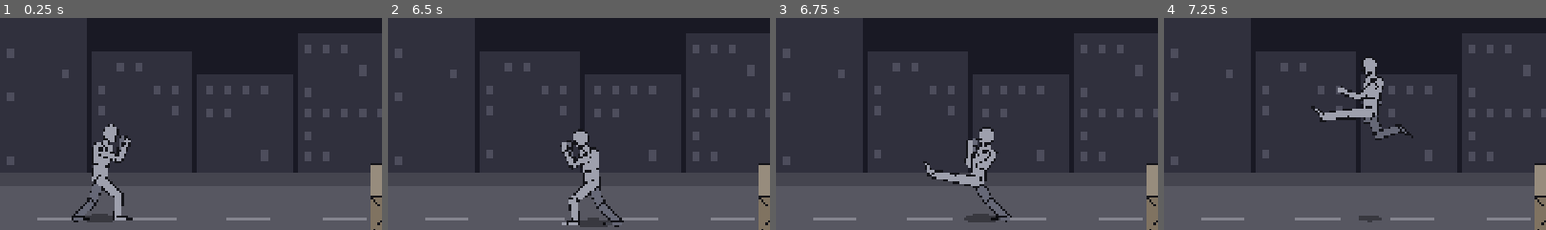
Above: before the commit, frames 1-4 (left to right).
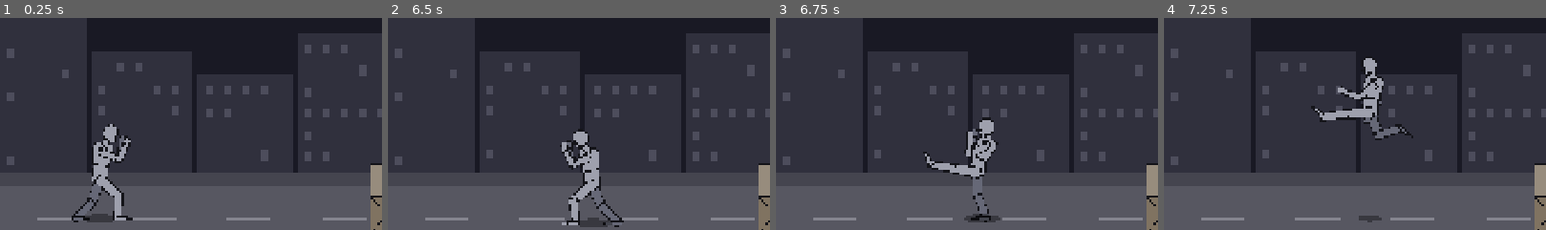
Above: after the commit, the same moments.

Repository: jetomev/cyberbrawling-my-way-to-my-love
Game: Godot game, scene res://scenes/main.tscn
The game is run twice, just before and just after one commit, with the same random seed, the same clock (stepped at 60 frames per second) and the same inputs.
Inputs (mouse positions are % of the whole screen's width and height, from its top left):
- Up to frame 1 (0.25 s): no input
- Up to frame 2 (6.5 s): tap Enter at 0.5 s; move the mouse to (72, 44) at 0.52 s; hold Right (move_right) 0.53-1.25 s; hold L (block) 0.53-1.25 s; click (72, 44) at 0.67 s; tap Space (jump) at 0.77, 1.07, 2.3, 3.77, 4.07, 5.3 s; tap K (kick) at 0.8, 3.8 s; drag from (30, 54) to (45, 70) at 1.27 s; move the mouse to (60, 27) at 2.02 s; hold Right (move_right) 2.03-2.75 s; tap J (punch) at 2.1, 5.1 s; drag from (45, 70) to (20, 34) at 2.77 s; move the mouse to (80, 65) at 3.52 s; hold Left (move_left) 3.53-4.25 s; hold L (block) 3.53-4.25 s; drag from (20, 34) to (35, 24) at 4.27 s; move the mouse to (55, 49) at 5.02 s; hold Down (move_down) 5.03-5.75 s; click (55, 49) at 5.17 s; drag from (35, 24) to (30, 54) at 5.77 s
- Up to frame 3 (6.75 s): move the mouse to (72, 44) at 6.52 s; hold Up (move_up) from 6.53 s (still down); tap X at 6.6 s
- Up to frame 4 (7.25 s): keep holding Up (move_up); tap Space (jump) at 6.77, 7.07 s; tap K (kick) at 6.8 s
The pictures show only the part of the screen within x 8-58%, y 30-80%; the shares and areas given below are measured in that part.

Frames 1-2 are identical in both runs. In frame 3, 2.7% of the frame differs, in the area x 38-62%, y 46-97%; in frame 4, nothing differs.

Commit message:
Stage 1: kicks stand tall on the standing leg (D-26)
From the first stance build's own frames: the front-leg kicks were thrown out
of a lunge, the standing leg slanting far behind the hips. Now a front-leg
kick (front kick, push kick, knee, spin kick) slides the back foot up under the
hips first, and a rear-leg kick (body kick, roundhouse) brings the front foot
back under them and shifts the weight onto it. Standing on one leg he stands
tall: the hips rise to keep that leg as long as it is in the stance instead of
folding it under him.

A move can now slide a planted foot along the street (step_f / step_b without
feet mode). Tests: 101 (was 100), one new guard, red-checked.

Javier & Claude

Co-Authored-By: Claude Opus 5.5 <noreply@anthropic.com>

Diff:
--- a/game/scripts/present/poses.gd
+++ b/game/scripts/present/poses.gd
@@ -26,6 +26,8 @@
 ## - "pivot_f" / "pivot_b" (degrees) swing a standing foot round on its ball: at 180 the heel points at the target;
 ## - "feet" (0 or 1) places the feet instead of bending the legs: each ankle goes to its stance spot (STANCE) moved
 ##   by "step_f" / "step_b" (px forward) and lifted by "lift_f" / "lift_b" (px), and the legs bend to reach it;
+##   without "feet", "step_f" / "step_b" slide a planted foot along the street (a front-leg kick steps the back foot
+##   up under the hips first, so he stands tall on it);
 ## - "fore_f" / "fore_b" (0 to 1) point that forearm at the camera: it draws shorter (down to FORE_SHORT of its length),
 ##   as a hook's forearm does coming across the body. Hits are measured on the same shortened arm.
 
@@ -162,28 +164,28 @@
 		["follow", {}],
 		["end", {}]],
 	"knee": [["start", {"cover_f": 0.0, "cover_b": 0.0}],
-		["windup", {"cover_f": 0.0, "cover_b": 0.0, "hip_x": -4.0, "leg_f_upper": -40.0, "leg_f_lower": 60.0, "arm_f_upper": -80.0, "arm_b_upper": -70.0}],
-		["active", {"cover_f": 0.0, "cover_b": 0.0, "hip_x": 6.0, "hip_turn": -6.0, "leg_f_upper": -100.0, "leg_f_lower": 120.0, "torso": 14.0, "arm_f_upper": -40.0, "arm_f_lower": -40.0, "arm_b_upper": -40.0, "arm_b_lower": -40.0, "hip_y": 0.0}],
-		["active_end", {"cover_f": 0.0, "cover_b": 0.0, "hip_x": 6.0, "hip_turn": -6.0, "leg_f_upper": -100.0, "leg_f_lower": 120.0, "torso": 14.0, "arm_f_upper": -40.0, "arm_f_lower": -40.0, "arm_b_upper": -40.0, "arm_b_lower": -40.0, "hip_y": 0.0}],
+		["windup", {"step_b": 40.0, "cover_f": 0.0, "cover_b": 0.0, "hip_x": -4.0, "leg_f_upper": -40.0, "leg_f_lower": 60.0, "arm_f_upper": -80.0, "arm_b_upper": -70.0}],
+		["active", {"step_b": 50.0, "cover_f": 0.0, "cover_b": 0.0, "hip_x": 6.0, "hip_turn": -6.0, "leg_f_upper": -100.0, "leg_f_lower": 120.0, "torso": 14.0, "arm_f_upper": -40.0, "arm_f_lower": -40.0, "arm_b_upper": -40.0, "arm_b_lower": -40.0, "hip_y": 0.0}],
+		["active_end", {"step_b": 50.0, "cover_f": 0.0, "cover_b": 0.0, "hip_x": 6.0, "hip_turn": -6.0, "leg_f_upper": -100.0, "leg_f_lower": 120.0, "torso": 14.0, "arm_f_upper": -40.0, "arm_f_lower": -40.0, "arm_b_upper": -40.0, "arm_b_lower": -40.0, "hip_y": 0.0}],
 		["follow", {}],
 		["end", {}]],
 	"push_kick": [["start", {}],
-		["windup", {"hip_x": -6.0, "hip_turn": -4.0, "leg_f_upper": -80.0, "leg_f_lower": 110.0, "torso": -6.0, "hip_y": 0.0}],
-		["active", {"hip_x": 14.0, "hip_turn": -14.0, "leg_f_upper": -98.0, "leg_f_lower": -2.0, "torso": -30.0, "head": 16.0, "hip_y": 0.0}],
-		["active_end", {"hip_x": 14.0, "hip_turn": -14.0, "leg_f_upper": -98.0, "leg_f_lower": -2.0, "torso": -30.0, "head": 16.0, "hip_y": 0.0}],
+		["windup", {"step_b": 40.0, "hip_x": -6.0, "hip_turn": -4.0, "leg_f_upper": -80.0, "leg_f_lower": 110.0, "torso": -6.0, "hip_y": 0.0}],
+		["active", {"step_b": 50.0, "hip_x": 14.0, "hip_turn": -14.0, "leg_f_upper": -98.0, "leg_f_lower": -2.0, "torso": -30.0, "head": 16.0, "hip_y": 0.0}],
+		["active_end", {"step_b": 50.0, "hip_x": 14.0, "hip_turn": -14.0, "leg_f_upper": -98.0, "leg_f_lower": -2.0, "torso": -30.0, "head": 16.0, "hip_y": 0.0}],
 		["follow", {}],
 		["end", {}]],
 	"body_kick": [["start", {}],
-		["windup", {"hip_x": 6.0, "hip_turn": -4.0, "leg_b_upper": -40.0, "leg_b_lower": 80.0, "torso": -10.0, "hip_y": 0.0}],
-		["active", {"hip_x": 12.0, "hip_turn": -12.0, "leg_b_upper": -95.0, "leg_b_lower": 0.0, "torso": -28.0, "head": 16.0, "hip_y": 0.0}],
-		["active_end", {"hip_x": 12.0, "hip_turn": -12.0, "leg_b_upper": -95.0, "leg_b_lower": 0.0, "torso": -28.0, "head": 16.0, "hip_y": 0.0}],
+		["windup", {"step_f": -14.0, "hip_x": 6.0, "hip_turn": -4.0, "leg_b_upper": -40.0, "leg_b_lower": 80.0, "torso": -10.0, "hip_y": 0.0}],
+		["active", {"step_f": -22.0, "hip_x": 18.0, "hip_turn": -12.0, "leg_b_upper": -95.0, "leg_b_lower": 0.0, "torso": -28.0, "head": 16.0, "hip_y": 0.0}],
+		["active_end", {"step_f": -22.0, "hip_x": 18.0, "hip_turn": -12.0, "leg_b_upper": -95.0, "leg_b_lower": 0.0, "torso": -28.0, "head": 16.0, "hip_y": 0.0}],
 		["follow", {}],
 		["end", {}]],
 	"spin_kick": [["start", {}],
-		["windup", {"spin": 170.0, "rise_b": 1.0, "hip_x": -4.0, "hip_turn": 14.0, "leg_f_upper": -95.0, "leg_f_lower": 120.0, "torso": 40.0, "head": -20.0, "hip_y": 6.0}],
-		["sweep", {"spin": 290.0, "rise_b": 1.0, "hip_x": -8.0, "hip_turn": -10.0, "leg_f_upper": -112.0, "leg_f_lower": 85.0, "torso": -10.0, "head": 8.0, "hip_y": 0.0}],
-		["active", {"spin": 360.0, "rise_b": 1.0, "hip_x": -14.0, "hip_turn": -24.0, "leg_f_upper": -122.0, "leg_f_lower": 0.0, "torso": -46.0, "head": 26.0, "hip_y": 0.0}],
-		["active_end", {"spin": 360.0, "rise_b": 1.0, "hip_x": -14.0, "hip_turn": -24.0, "leg_f_upper": -122.0, "leg_f_lower": 0.0, "torso": -46.0, "head": 26.0, "hip_y": 0.0}],
+		["windup", {"step_b": 30.0, "spin": 170.0, "rise_b": 1.0, "hip_x": -4.0, "hip_turn": 14.0, "leg_f_upper": -95.0, "leg_f_lower": 120.0, "torso": 40.0, "head": -20.0, "hip_y": 6.0}],
+		["sweep", {"step_b": 40.0, "spin": 290.0, "rise_b": 1.0, "hip_x": -8.0, "hip_turn": -10.0, "leg_f_upper": -112.0, "leg_f_lower": 85.0, "torso": -10.0, "head": 8.0, "hip_y": 0.0}],
+		["active", {"step_b": 40.0, "spin": 360.0, "rise_b": 1.0, "hip_x": -14.0, "hip_turn": -24.0, "leg_f_upper": -122.0, "leg_f_lower": 0.0, "torso": -46.0, "head": 26.0, "hip_y": 0.0}],
+		["active_end", {"step_b": 40.0, "spin": 360.0, "rise_b": 1.0, "hip_x": -14.0, "hip_turn": -24.0, "leg_f_upper": -122.0, "leg_f_lower": 0.0, "torso": -46.0, "head": 26.0, "hip_y": 0.0}],
 		["follow", {}],
 		["end", {"spin": 360.0}]],
 	"elbow": [["start", {"cover_f": 0.0}],
@@ -193,10 +195,10 @@
 		["follow", {}],
 		["end", {}]],
 	"roundhouse": [["start", {}],
-		["windup", {"turn": 40.0, "pivot_f": 60.0, "rise_f": 0.2, "hip_x": 4.0, "hip_turn": -10.0, "leg_b_upper": -60.0, "leg_b_lower": 115.0, "torso": -14.0, "hip_y": 0.0}],
-		["sweep", {"turn": 90.0, "pivot_f": 120.0, "rise_f": 0.4, "hip_x": 10.0, "hip_turn": -20.0, "leg_b_upper": -100.0, "leg_b_lower": 95.0, "torso": -30.0, "head": 14.0, "hip_y": 0.0}],
-		["active", {"turn": 165.0, "pivot_f": 170.0, "rise_f": 0.6, "hip_x": 14.0, "hip_turn": -30.0, "leg_b_upper": -106.0, "leg_b_lower": 52.0, "torso": -26.0, "head": 16.0, "hip_y": 0.0}],
-		["active_end", {"turn": 165.0, "pivot_f": 170.0, "rise_f": 0.6, "hip_x": 14.0, "hip_turn": -30.0, "leg_b_upper": -106.0, "leg_b_lower": 52.0, "torso": -26.0, "head": 16.0, "hip_y": 0.0}],
+		["windup", {"step_f": -10.0, "turn": 40.0, "pivot_f": 60.0, "rise_f": 0.2, "hip_x": 4.0, "hip_turn": -10.0, "leg_b_upper": -60.0, "leg_b_lower": 115.0, "torso": -14.0, "hip_y": 0.0}],
+		["sweep", {"step_f": -16.0, "turn": 90.0, "pivot_f": 120.0, "rise_f": 0.4, "hip_x": 10.0, "hip_turn": -20.0, "leg_b_upper": -100.0, "leg_b_lower": 95.0, "torso": -30.0, "head": 14.0, "hip_y": 0.0}],
+		["active", {"step_f": -18.0, "turn": 165.0, "pivot_f": 170.0, "rise_f": 0.6, "hip_x": 14.0, "hip_turn": -30.0, "leg_b_upper": -106.0, "leg_b_lower": 52.0, "torso": -26.0, "head": 16.0, "hip_y": 0.0}],
+		["active_end", {"step_f": -18.0, "turn": 165.0, "pivot_f": 170.0, "rise_f": 0.6, "hip_x": 14.0, "hip_turn": -30.0, "leg_b_upper": -106.0, "leg_b_lower": 52.0, "torso": -26.0, "head": 16.0, "hip_y": 0.0}],
 		["follow", {}],
 		["end", {}]],
 	"hammer_fist": [["start", {"cover_f": 0.0, "open_f": 0.0, "arm_f_upper": -170.0, "arm_f_lower": -20.0, "leg_f_upper": -60.0, "leg_f_lower": 95.0,
@@ -207,9 +209,9 @@
 		"torso": 4.0, "head": 12.0,
 		"hip_y": 6.0}]],
 	"kick": [["start", {}],
-		["windup", {"hip_x": -6.0, "hip_turn": -4.0, "leg_f_upper": -72.0, "leg_f_lower": 105.0, "torso": -8.0, "hip_y": 0.0}],
-		["active", {"hip_x": 12.0, "hip_turn": -12.0, "leg_f_upper": -100.0, "leg_f_lower": 0.0, "torso": -26.0, "head": 18.0, "hip_y": 0.0}],
-		["active_end", {"hip_x": 12.0, "hip_turn": -12.0, "leg_f_upper": -100.0, "leg_f_lower": 0.0, "torso": -26.0, "head": 18.0, "hip_y": 0.0}],
+		["windup", {"step_b": 40.0, "hip_x": -6.0, "hip_turn": -4.0, "leg_f_upper": -72.0, "leg_f_lower": 105.0, "torso": -8.0, "hip_y": 0.0}],
+		["active", {"step_b": 50.0, "hip_x": 12.0, "hip_turn": -12.0, "leg_f_upper": -100.0, "leg_f_lower": 0.0, "torso": -26.0, "head": 18.0, "hip_y": 0.0}],
+		["active_end", {"step_b": 50.0, "hip_x": 12.0, "hip_turn": -12.0, "leg_f_upper": -100.0, "leg_f_lower": 0.0, "torso": -26.0, "head": 18.0, "hip_y": 0.0}],
 		["follow", {}],
 		["end", {}]],
 }
@@ -439,6 +441,18 @@
 	for side in ["f", "b"]:
 		if not anchors.has(side):
 			out["leg_%s_upper" % side] -= pelvis  # a raised leg keeps its aim: the pelvis bends the back, not the kick
+	# a planted foot slid along the street by the move (feet mode already placed them)
+	if pose.get("feet", 0.0) < 0.5:
+		for side in anchors:
+			anchors[side] = (anchors[side] as Vector2) + Vector2(pose.get("step_" + side, 0.0), 0)
+	# standing on one leg (a kick, a knee), he stands tall on it: the hips rise or drop to keep that leg as long as it
+	# is in the stance, slightly bent, instead of folding it under him
+	if anchors.size() == 1 and grounded:
+		var side: String = anchors.keys()[0]
+		var to: Vector2 = (anchors[side] as Vector2) - (_end("hip", out)[0] as Vector2)
+		var want: float = minf((STANCE[side] as Vector2).length(), BONES["leg_%s_upper" % side][3] + BONES["leg_%s_lower" % side][3] - 1.0)
+		if absf(to.x) < want:
+			out["hip_y"] += to.y - sqrt(want * want - to.x * to.x)
 	# a rising heel ("rise_"). On one leg (no flat foot left) the whole body goes up onto its toes. Otherwise the leg
 	# drives straight: the ball of the foot stays put and the heel lifts just as far as a nearly straight leg needs
 	var all_rise := rising.size() == anchors.size() and not rising.is_empty()
--- a/game/tests/test_stance.gd
+++ b/game/tests/test_stance.gd
@@ -92,5 +92,16 @@
 					continue
 				# the ball of the foot against the guard's, both measured from the hips' home spot (no hip shift)
 				var toe: Vector2 = Poses._end("toe_" + side, b)[0]
-				var home: Vector2 = Poses._end("toe_" + side, g)[0]
+				# where the move slides it to (a step-up before a front-leg kick), or else where it stood in the guard
+				var home: Vector2 = (Poses._end("toe_" + side, g)[0] as Vector2) + Vector2(Poses.angles(m, tt, t)["step_" + side], 0)
 				check(absf(toe.x - home.x) < 4.0, "%s@%d: the planted %s foot stays on its spot (%.1f px off)" % [m, tt, side, toe.x - home.x])
+
+
+func test_a_front_leg_kick_stands_tall_on_the_back_foot() -> void:
+	# the first stance build: the front kicks were thrown out of a lunge, the standing leg slanting far behind
+	var t := Tuning.fresh()
+	for m in ["kick", "push_kick", "knee", "spin_kick"]:
+		var b := Poses.bake(Poses.angles(m, Moves.data(m, t)["startup"], t), true)
+		var hip: Vector2 = Poses._end("hip", b)[0]
+		var foot: Vector2 = ankle(b, "b")
+		check(absf(foot.x - hip.x) < 30.0, "%s: the standing foot has stepped up under the hips (%.0f px off)" % [m, foot.x - hip.x])
